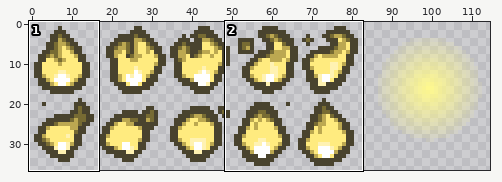
Sprite sheet, stored at resources/gfx/familiar/familiar_vesta_andromedab.png. The first picture is a wide view before the edit; the outline marks the close-up.
Close-up. Old version:
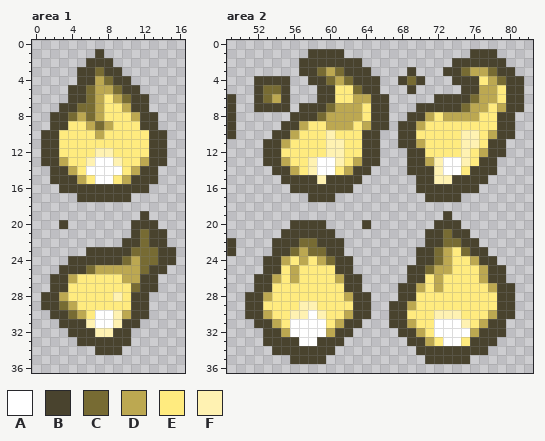
The file is 115x37 pixels. Pixels under 10% opacity are left out. Colours within 5 levels of each other are drawn and written as one. Shown: area 1: x 0..16, y 0..36; area 2: x 49..82, y 0..36. The commit also changed other parts of the picture, which this record leaves out.
Palette (. is transparent): A #ffffff  B #49432e  C #776b33  D #bca851  E #ffeb7f  F #fff2b2
Once edited:
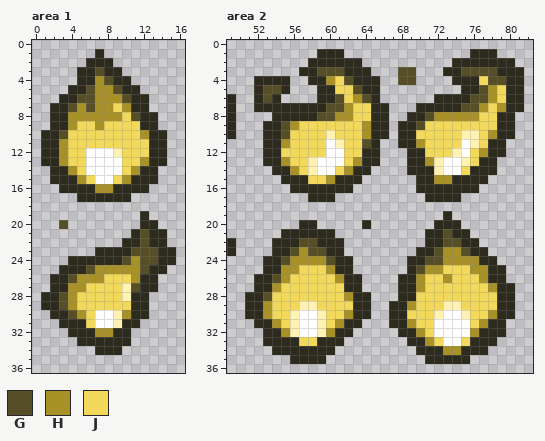
Colours new in this view: G #564e27  H #a89228  J #f2d95c
Difference:
@@ palette @@
-B #49432e
+B #2d2b1d
--- area 1
@@ x 0..16 @@
  2 ......BBB........
- 3 .....BBCBB.......
- 4 .....BBDCBB......
- 5 ....BBCDDCBB.....
- 6 ....BBCDEDCBB....
- 7 ...BBCCDEEDBB....
- 8 ..BBCDCDEEEDBB...
- 9 ..BBEEDCDEEEBB...
-10 .BBEEEEDEEEEEBB..
-11 .BBEEEEEEEEEEBB..
-12 .BBEEEEFFEEEEBB..
-13 .BBDEEFAAFEEDBB..
-14 ..BBDEAAAAEDBB...
-15 ..BBBDEAAEDBBB...
-16 ...BBBBBBBBBB....
+ 3 .....BBGBB.......
+ 4 .....BBHGBB......
+ 5 ....BBGHHGBB.....
+ 6 ...BBGGHHHGBB....
+ 7 ..BBGHGHHJHBB....
+ 8 ..BBHHHHHHJGBB...
+ 9 ..BBHJJHJJJJBB...
+10 .BBGJJJJJJJJHBB..
+11 .BBHJJJJJJJJJBB..
+12 .BBHJJAAAFJJJBB..
+13 .BBHJJAAAAJJHBB..
+14 ..BBHJAAAAJHBB...
+15 ..BBBHJAAJHBBB...
+16 ...BBBBHHBBBB....
 17 .....BBBBBB......
@@ x 0..16 @@
 19 ............B....
-20 ...B.......BBB...
-21 ...........BCBB..
-22 ..........BBCBB..
-23 ......BBBBBCCCBB.
-24 ....BBBBBBCDCCBB.
-25 ...BBBCDDDDDCBB..
-26 ..BBDEEEEEDDBB...
-27 ..BBEEEEEEECBB...
-28 .BBDEEEEEFEBB....
-29 .BBCDEEEEEEBB....
-30 ..BBCDEAAFDBB....
-31 ...BBBFAAFBB.....
-32 ....BBBFFBB......
+20 ...G........BB...
+21 ...........BGBB..
+22 ..........BBGBB..
+23 .......BBBBGGGBB.
+24 ....BBBBBBGHGGBB.
+25 ...BBBGHHHHHGBB..
+26 ..BBGHHHJJJHBB...
+27 ..BBHHJJJJFGBB...
+28 .BBGHJJJJJFBB....
+29 .BBGHJJJJJJBB....
+30 ..BBGHJAAFHBB....
+31 ...BBBJAAFBB.....
+32 ....BBBHHBB......
 33 .....BBBBBB......
--- area 2
@@ x 49..82 @@
  0 ..................................
- 1 .........BBBB..............BBB....
- 2 ........BBBBBBB..........BBBBBB...
- 3 ........BBCDCBBB....B...BBCDDCBB..
- 4 ...BBBB..BBCDCBBB..BCB...BBBEDCBB.
- 5 ...BCCB...BBEECBB...B.....BBDDEBB.
- 6 B..BCDB...BBEEDDBB.....BBBBCDDEBB.
- 7 B..BBBB.BBBCDDDEBB...BBBBBCDDEDBB.
- 8 B......BBBCDDDDEBB..BBDEDDDDEEBB..
- 9 B.....BBDEEDDDEDBB.BBDEEEEEEEEBB..
-10 B....BBDEEEFEEEBB..BBEEEEEFFEDBB..
-11 ....BBDEEEEFFEEBB..BBDEEEEFFEBB...
-12 ....BBEEEEEFFEEBB...BBEEEEFEDBB...
-13 ....BBDEEFAAFEDBB...BBDFAAFEBB....
-14 .....BBDEFAAEDBB....BBBFAAEBBB....
-15 ......BBBBFBBBB......BBFFBBBB.....
+ 1 ..........BBB..............BBB....
+ 2 .........BBBBBB..........BBBBBBB..
+ 3 ........BBGGGBBB...GG...BBGGGGBBB.
+ 4 ...BBBB..BBHJGBBB..GG....BBBJGGBB.
+ 5 ...BGGB...BBJJGBB.........BBGHJBB.
+ 6 B..BGB....BBGJHGB......BBBBGGHJBB.
+ 7 B..BBBBBBBBGGHJJBB...BBBBBGGHJHBB.
+ 8 B....BBBBBGGHHJJBB..BBGHHHHHJJBB..
+ 9 B...BBGHJJJJJJJHBB.BBGJJJJJJJJBB..
+10 B...BBGJJJJFJJJHBB.BBJJJJJFFJHBB..
+11 ....BBHJJJJAFJJGB..BBHJJJJAFJBB...
+12 ....BBJJJJJAAJJBB...BBJJJFAJHBB...
+13 ....BBHJJFAAAJHBB...BBHFAAFJBB....
+14 .....BBHJFAAJHBB....BBBFAAJBBB....
+15 ......BBBJJHBBB......BBHHBBBB.....
 16 .......BBBBBBB.......BBBBBBB......
@@ x 49..82 @@
 19 ........................B.........
-20 .......BBBB....B.......BBB........
-21 ......BBBBBB..........BBCBB.......
-22 B....BBBCCBBB.........BBCCBB......
-23 B....BBCDCCBB........BBCDECBB.....
-24 ....BBDEDEDCBB.......BBCDEEDBB....
-25 ....BBEDEEEEBB......BBCDDEEEDBB...
-26 ...BBDEDEEEEDBB.....BBEDEEEEDBB...
-27 ...BBEEEEEEEEBB....BBDEDEEEEEDBB..
-28 ..BBDEEEEEEEEDBB...BBEEEEEEEEEBB..
-29 ..BBEEEEFFEEEEBB..BBDEEEEEEEEEBB..
-30 ..BBDEEFFAFEEDBB..BBEEEFFFEEEDBB..
-31 ...BBDEAAAAEDBB...BBDEEAAAFEDBB...
-32 ....BBDAAAADBB.....BBDEAAAADBBB...
-33 ....BBBBAABBB.......BBDEAAEBBB....
-34 .....BBBBBBB.........BBBBBBBB.....
+20 ........BB.....B.......BBB........
+21 ......BBBBBB..........BBGBB.......
+22 B....BBBGGBBB.........BBGGBB......
+23 B....BBGHGGBB........BBGHHGBB.....
+24 ....BBGHHHHGBB......BBGGHHHHBB....
+25 ....BBHHJJJHBB......BGHHJJJHHBB...
+26 ...BBGHJJJJJHBB....BBHJJHJJJHBB...
+27 ...BBHJJJJJJJBB....BBHJJJJJJJHBB..
+28 ..BBGJJJJJJJJHBB...BBJJJJJJJJJBB..
+29 ..BBHJJJFFJJJJBB..BBHJJJFFJJJJBB..
+30 ..BBHJJFAAFJJHBB..BBJJJFAAFJJHBB..
+31 ...BBHJFAAFJHBB...BBHJJAAAAJHBB...
+32 ....BBHFAAFHBB.....BBHJAAAAHBBB...
+33 ....BBBBJJBBB.......BBHJAAJBBB....
+34 .....BBBBBBB.........BBBHHBBB.....
 35 .......BBBB...........BBBBB.......
